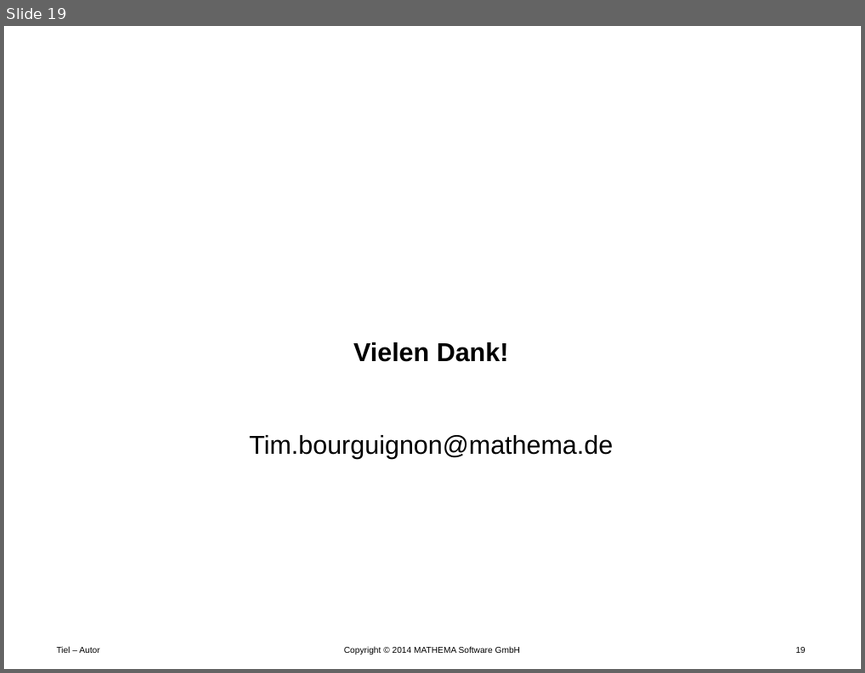
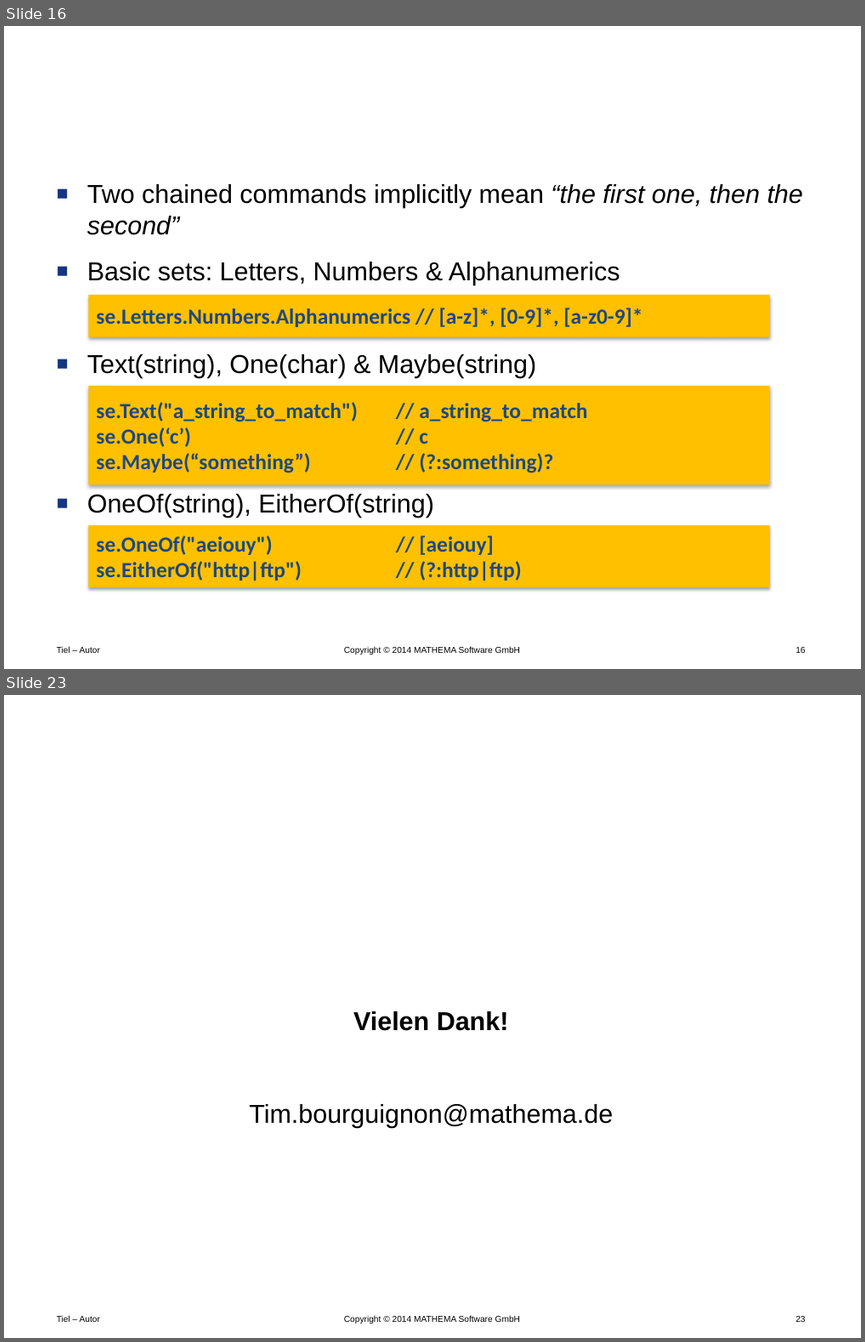
Before and after one commit to Timothep/Talk.LostInTranslation, a slide deck: LostInTranslation.pptx. Shown one above the other, each under a label of ours: slide 19 before the commit, slides 16 and 23 after it; the slides between them are not shown. The pictures are 865x673 and 865x1342 pixels, drawn with LibreOffice and Linux fonts; fonts in the diff are those of the drawing; background and template pictures are left out. Boxes give left, top, right and bottom in pixels: in the first picture for what was removed or moved away, otherwise in the second. Text is boxed around its words. In the diff, an @@ line names an element or a change of style, - is before the commit and + after.

```diff
--- a/LostInTranslation.pptx
+++ b/LostInTranslation.pptx
@@ slide 16 added at box(4, 26, 861, 669), background #FFFFFF; not listed: 3 template elements that a slide beside it also shows @@
@@ title added at box(250, 63, 806, 107), 24 pt, text #FFFFFF, bold @@
+The basics
@@ text added at box(87, 184, 803, 517), 24 pt, text #000000 @@
+■ Two chained commands implicitly mean “the first one, then the second”
+■ Basic sets: Letters, Numbers & Alphanumerics
+■ Text(string), One(char) & Maybe(string)
+■ OneOf(string), EitherOf(string)
@@ rectangle added at box(89, 295, 770, 337), fill #FFC000, 20 pt, text #1F497D, bold @@
+se.Letters.Numbers.Alphanumerics // [a-z]*, [0-9]*, [a-z0-9]*
@@ rectangle added at box(89, 386, 770, 485), fill #FFC000, 20 pt, text #1F497D, bold @@
+se.Text("a_string_to_match") // a_string_to_match
+se.One(‘c’) // c
+se.Maybe(“something”) // (?:something)?
@@ rectangle added at box(89, 525, 770, 586), fill #FFC000, 20 pt, text #1F497D, bold @@
+se.OneOf("aeiouy") // [aeiouy]
+se.EitherOf("http|ftp") // (?:http|ftp)
@@ what was slide 19 is now slide 23 @@
@@ page number at box(795, 1315, 805, 1321): text changed @@
-19
+23
```
Also in this commit, not shown: 2 slides changed, 6 other slides added, 3 slides removed.
